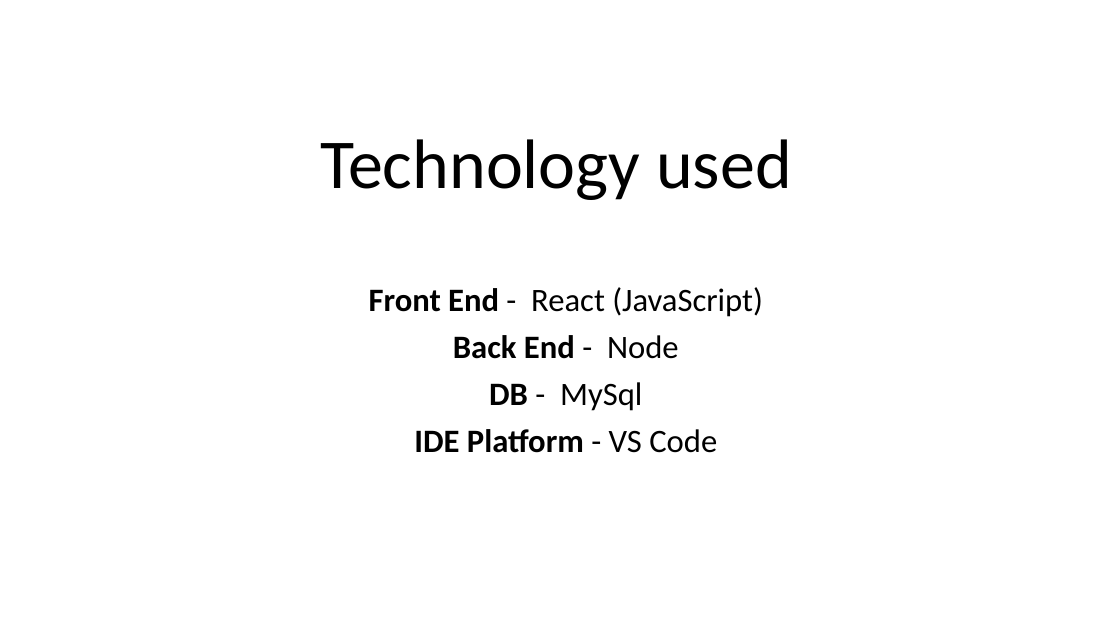
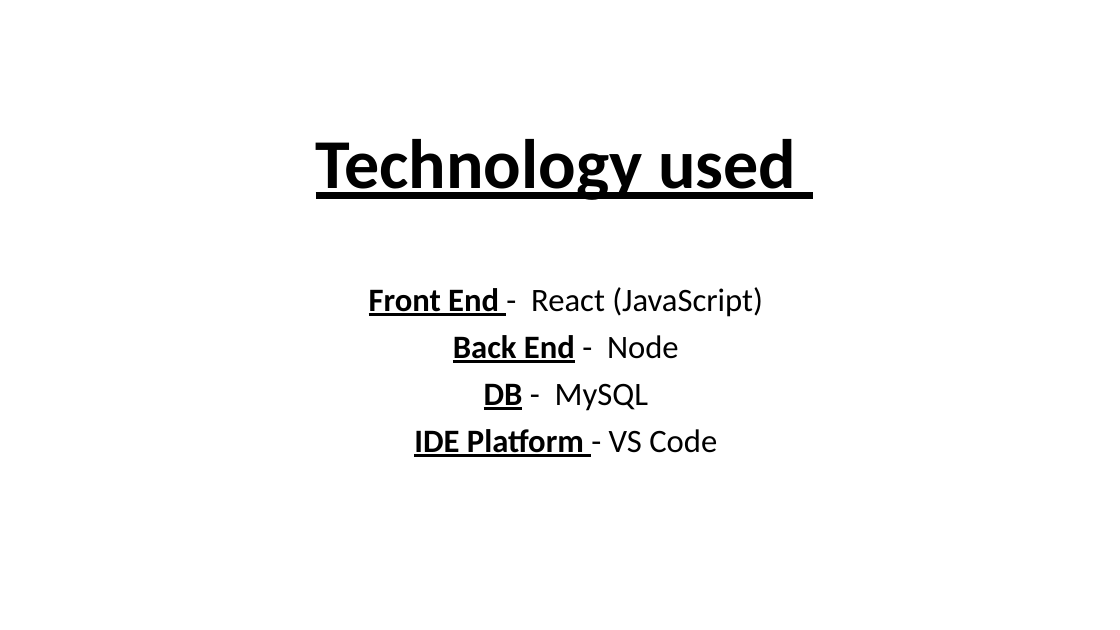
Before and after one commit to AdityaRaj1440/DB_miniproj, a slide deck: slide 2 of db.pptx. Drawn at 1120x630 pixels with LibreOffice and Linux fonts; fonts in the diff are those of the drawing. Boxes give left, top, right and bottom in pixels: in the first picture for what was removed or moved away, otherwise in the second. Text is boxed around its words. In the diff, an @@ line names an element or a change of style, - is before the commit and + after.

Commit message:
ppt updated

```diff
--- a/db.pptx
+++ b/db.pptx
@@ title "Technology used" at [316, 139, 796, 200]: bold on, underline on @@
@@ subtitle at [369, 287, 763, 457]: underline on in "Front End", "Back End", "IDE Platform" @@
@@ subtitle at [484, 383, 648, 411]: text changed @@
-DB - MySql
+DB - MySQL
```
Also in this commit, not shown: 2 other slides changed, 9 slides added, 4 slides removed.
